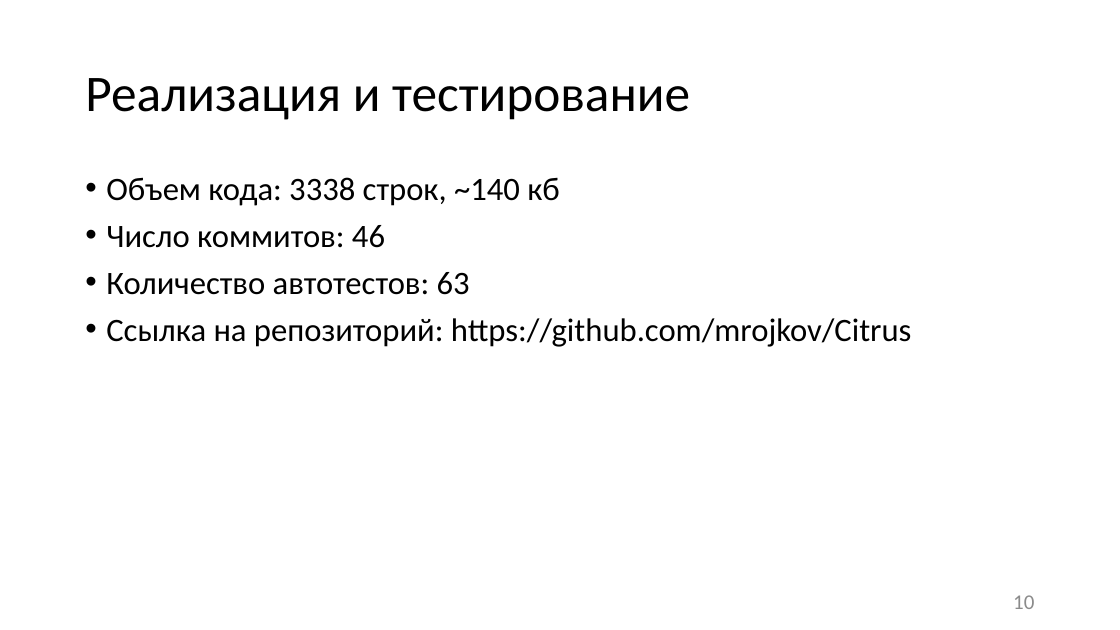
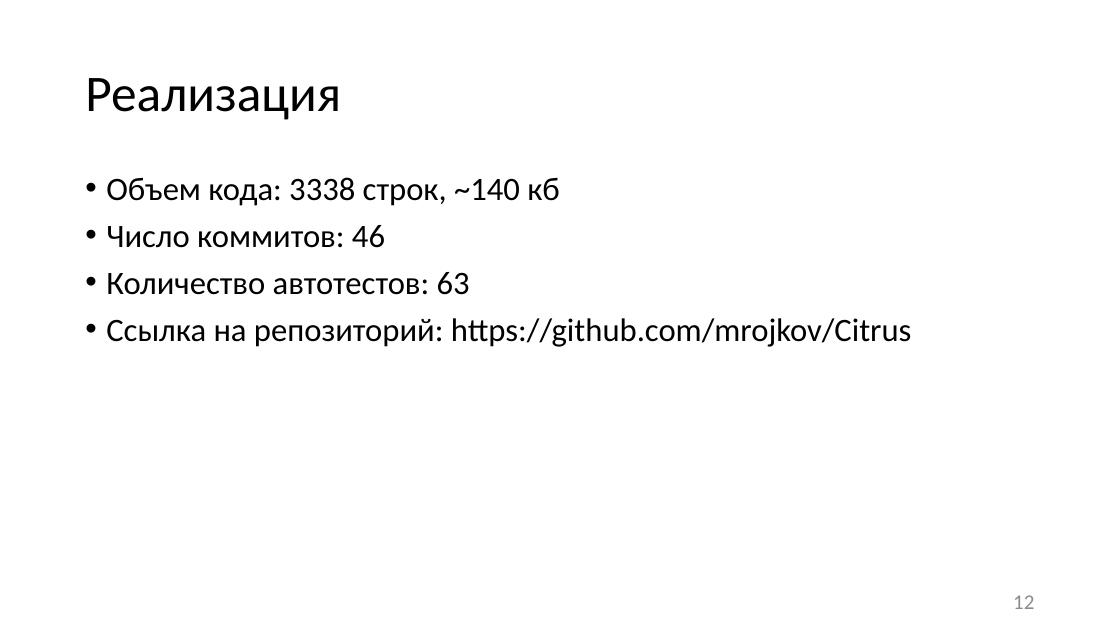
Before and after one commit to kutselabskii/diploma, a slide deck: slide 12 of Презентация.pptx (slide 10 before the commit). Drawn at 1120x630 pixels with LibreOffice and Linux fonts; fonts in the diff are those of the drawing. Boxes give left, top, right and bottom in pixels: in the first picture for what was removed or moved away, otherwise in the second. Text is boxed around its words. In the diff, an @@ line names an element or a change of style, - is before the commit and + after.

```diff
--- a/Презентация.pptx
+++ b/Презентация.pptx
@@ title at (85, 78, 341, 120): text changed @@
-Реализация и тестирование
+Реализация
@@ page number at (1013, 595, 1034, 609): text changed @@
-10
+12
```
Also in this commit, not shown: 7 other slides changed, 2 slides added, 14 other files.
